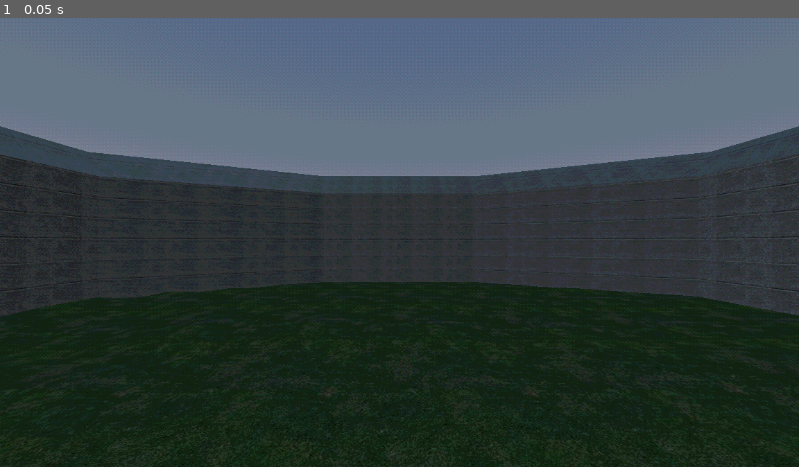
Above: before the commit, frame 1.
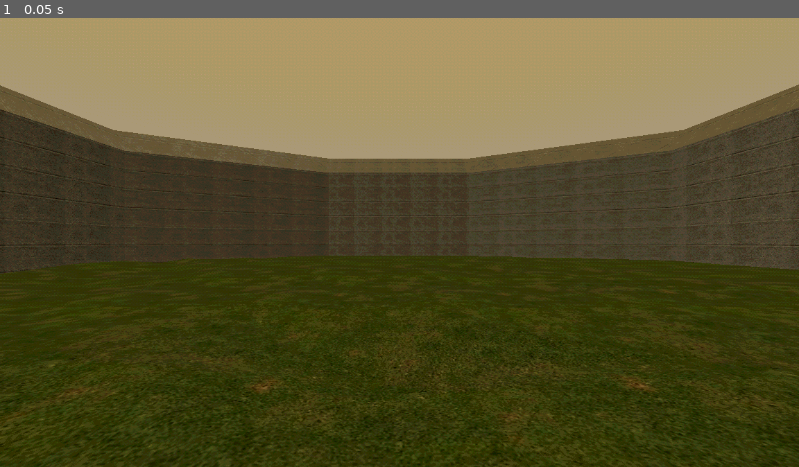
Above: after the commit, the same moment.

Repository: GamesNotFound/city-essence
Game: Godot game, scene res://scenes/game/game.tscn
The game is run twice, just before and just after one commit, with the same random seed, the same clock (stepped at 60 frames per second) and the same inputs. Before the commit the project starts from res://map/test.tscn.
Inputs:
- Up to frame 1 (0.05 s): no input

The runs differ from the first frame. In frame 1, 85% of the frame differs, in the area x 0-100%, y 0-100%.

Commit message:
cena do jogo, melhorando a organização

Diff:
--- a/map/test.tscn
+++ /dev/null
@@ -1,72 +0,0 @@
-[gd_scene load_steps=9 format=3 uid="uid://bcyppxojr31wb"]
-
-[ext_resource type="PackedScene" uid="uid://btvyrwfil0sy6" path="res://map/test_map.tscn" id="1_8neaf"]
-[ext_resource type="Shader" path="res://shader/psx_dither.gdshader" id="2_70hak"]
-[ext_resource type="Shader" path="res://shader/psx_fade.gdshader" id="2_xsfro"]
-
-[sub_resource type="ProceduralSkyMaterial" id="ProceduralSkyMaterial_4lu6p"]
-
-[sub_resource type="Sky" id="Sky_qb4on"]
-sky_material = SubResource("ProceduralSkyMaterial_4lu6p")
-
-[sub_resource type="Environment" id="Environment_ragyt"]
-background_mode = 2
-sky = SubResource("Sky_qb4on")
-ambient_light_source = 3
-ssr_enabled = true
-ssao_enabled = true
-ssao_radius = 1.62
-ssao_intensity = 3.24
-ssil_enabled = true
-ssil_intensity = 1.78
-sdfgi_enabled = true
-sdfgi_use_occlusion = true
-
-[sub_resource type="ShaderMaterial" id="ShaderMaterial_cyr16"]
-shader = ExtResource("2_70hak")
-shader_parameter/color_depth = 4
-shader_parameter/dithering = true
-
-[sub_resource type="ShaderMaterial" id="ShaderMaterial_gkgmo"]
-shader = ExtResource("2_xsfro")
-shader_parameter/alpha = 10
-shader_parameter/fadeToWhite = false
-
-[node name="Test" type="Node3D"]
-
-[node name="test-map" parent="." instance=ExtResource("1_8neaf")]
-transform = Transform3D(1, 0, 0, 0, 1, 0, 0, 0, 1, -0.000339687, 0, -0.0938475)
-
-[node name="WorldEnvironment" type="WorldEnvironment" parent="."]
-environment = SubResource("Environment_ragyt")
-
-[node name="DitheringContainer" type="SubViewportContainer" parent="."]
-material = SubResource("ShaderMaterial_cyr16")
-use_parent_material = true
-anchors_preset = 15
-anchor_right = 1.0
-anchor_bottom = 1.0
-grow_horizontal = 2
-grow_vertical = 2
-size_flags_horizontal = 3
-size_flags_vertical = 3
-stretch = true
-
-[node name="DitheringViewport" type="SubViewport" parent="DitheringContainer"]
-canvas_item_default_texture_filter = 3
-size = Vector2i(1152, 648)
-
-[node name="FadeOutContainer" type="SubViewportContainer" parent="DitheringContainer/DitheringViewport"]
-material = SubResource("ShaderMaterial_gkgmo")
-anchors_preset = 15
-anchor_right = 1.0
-anchor_bottom = 1.0
-grow_horizontal = 2
-grow_vertical = 2
-stretch = true
-
-[node name="SubViewport" type="SubViewport" parent="DitheringContainer/DitheringViewport/FadeOutContainer"]
-size = Vector2i(1152, 648)
-
-[node name="Camera3D" type="Camera3D" parent="DitheringContainer/DitheringViewport/FadeOutContainer/SubViewport"]
-transform = Transform3D(1, 0, 0, 0, 1, 0, 0, 0, 1, 0, 1.3071, 2.26329)
--- a/project.godot
+++ b/project.godot
@@ -11,6 +11,6 @@
 [application]
 
 config/name="city-essence"
-run/main_scene="res://map/test.tscn"
+run/main_scene="res://scenes/game/game.tscn"
 config/features=PackedStringArray("4.3", "Forward Plus")
 config/icon="res://icon.svg"
--- /dev/null
+++ b/scenes/game/game.tscn
@@ -0,0 +1,73 @@
+[gd_scene load_steps=9 format=3 uid="uid://dro4t7ckgqb0g"]
+
+[ext_resource type="Shader" path="res://shader/psx_dither.gdshader" id="1_xqin5"]
+[ext_resource type="Shader" path="res://shader/psx_fade.gdshader" id="2_tsjj2"]
+[ext_resource type="PackedScene" uid="uid://bcyppxojr31wb" path="res://scenes/levels/test.tscn" id="3_t5fk6"]
+
+[sub_resource type="ShaderMaterial" id="ShaderMaterial_gyct1"]
+shader = ExtResource("1_xqin5")
+shader_parameter/color_depth = 4
+shader_parameter/dithering = true
+
+[sub_resource type="ShaderMaterial" id="ShaderMaterial_clxld"]
+shader = ExtResource("2_tsjj2")
+shader_parameter/alpha = 20
+shader_parameter/fadeToWhite = false
+
+[sub_resource type="ProceduralSkyMaterial" id="ProceduralSkyMaterial_kr5gx"]
+sky_top_color = Color(0.755934, 0.658253, 0.467821, 1)
+
+[sub_resource type="Sky" id="Sky_3i0em"]
+sky_material = SubResource("ProceduralSkyMaterial_kr5gx")
+
+[sub_resource type="Environment" id="Environment_cvihh"]
+background_mode = 2
+sky = SubResource("Sky_3i0em")
+ssr_enabled = true
+ssao_enabled = true
+ssao_intensity = 5.42
+ssil_enabled = true
+sdfgi_enabled = true
+
+[node name="Game" type="Node"]
+
+[node name="DitheringContainer" type="SubViewportContainer" parent="."]
+material = SubResource("ShaderMaterial_gyct1")
+use_parent_material = true
+anchors_preset = 15
+anchor_right = 1.0
+anchor_bottom = 1.0
+grow_horizontal = 2
+grow_vertical = 2
+size_flags_horizontal = 3
+size_flags_vertical = 3
+stretch = true
+
+[node name="DitheringViewport" type="SubViewport" parent="DitheringContainer"]
+handle_input_locally = false
+canvas_item_default_texture_filter = 3
+size = Vector2i(1152, 648)
+render_target_update_mode = 4
+
+[node name="FadeOutContainer" type="SubViewportContainer" parent="DitheringContainer/DitheringViewport"]
+material = SubResource("ShaderMaterial_clxld")
+anchors_preset = 15
+anchor_right = 1.0
+anchor_bottom = 1.0
+grow_horizontal = 2
+grow_vertical = 2
+stretch = true
+
+[node name="SubViewport" type="SubViewport" parent="DitheringContainer/DitheringViewport/FadeOutContainer"]
+handle_input_locally = false
+size = Vector2i(1152, 648)
+render_target_update_mode = 4
+
+[node name="Test" parent="DitheringContainer/DitheringViewport/FadeOutContainer/SubViewport" instance=ExtResource("3_t5fk6")]
+
+[node name="Camera3D" type="Camera3D" parent="DitheringContainer/DitheringViewport/FadeOutContainer/SubViewport/Test"]
+transform = Transform3D(1, 0, 0, 0, 1, 0, 0, 0, 1, 0, 0.464965, 3.00428)
+current = true
+
+[node name="WorldEnvironment" type="WorldEnvironment" parent="DitheringContainer/DitheringViewport/FadeOutContainer/SubViewport"]
+environment = SubResource("Environment_cvihh")
--- /dev/null
+++ b/scenes/levels/test.tscn
@@ -0,0 +1,8 @@
+[gd_scene load_steps=2 format=3 uid="uid://bcyppxojr31wb"]
+
+[ext_resource type="PackedScene" uid="uid://btvyrwfil0sy6" path="res://models/test_map.tscn" id="1_d6er8"]
+
+[node name="Test" type="Node3D"]
+
+[node name="test-map" parent="." instance=ExtResource("1_d6er8")]
+transform = Transform3D(1, 0, 0, 0, 1, 0, 0, 0, 1, -0.0248526, 0, -0.0454929)
Binary file removed: blend/textures/grass-8_bump.jpg
Not shown, removed: blend/textures/grass-8_bump.jpg.import
Binary file removed: blend/textures/grass-8_diffuse.jpg
Not shown, removed: blend/textures/grass-8_diffuse.jpg.import
Binary file removed: blend/textures/grass-8_height.jpg
Not shown, removed: blend/textures/grass-8_height.jpg.import
Binary file removed: blend/textures/grass-8_normals.jpg
Not shown, removed: blend/textures/grass-8_normals.jpg.import
Binary file removed: blend/textures/grass-8_smooth.jpg
Not shown, removed: blend/textures/grass-8_smooth.jpg.import
Renamed: map/test_map.tscn -> models/test_map.tscn
Not shown, changed: blend/test-map.blend
(and 1 more such lines)
